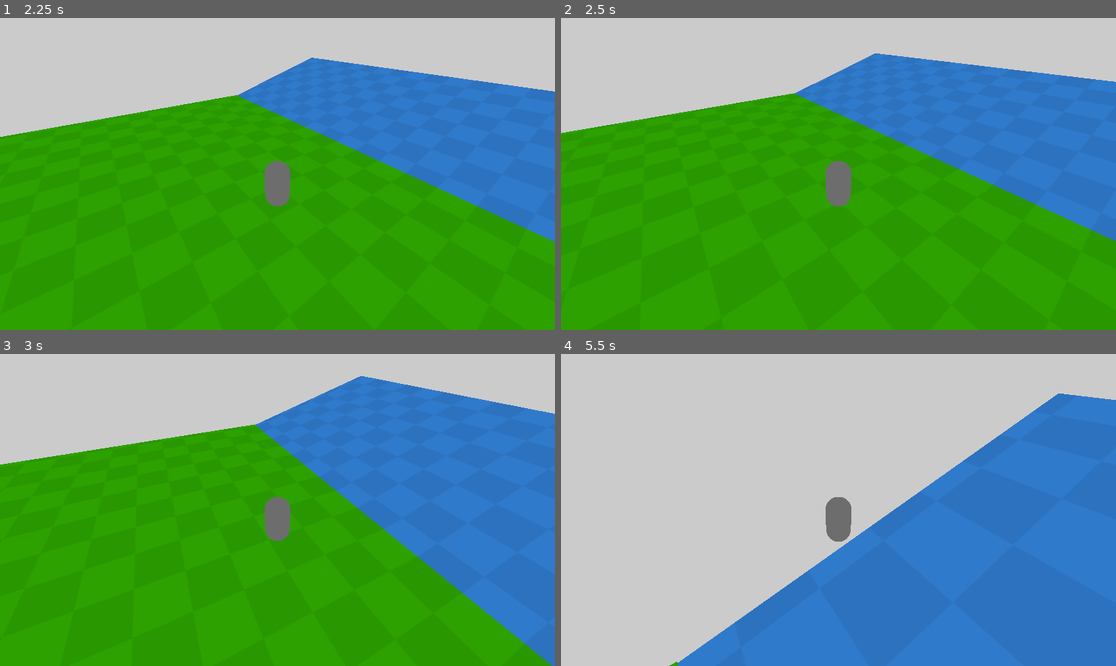
Above: before the commit, frames 1-4 (two rows, left to right).
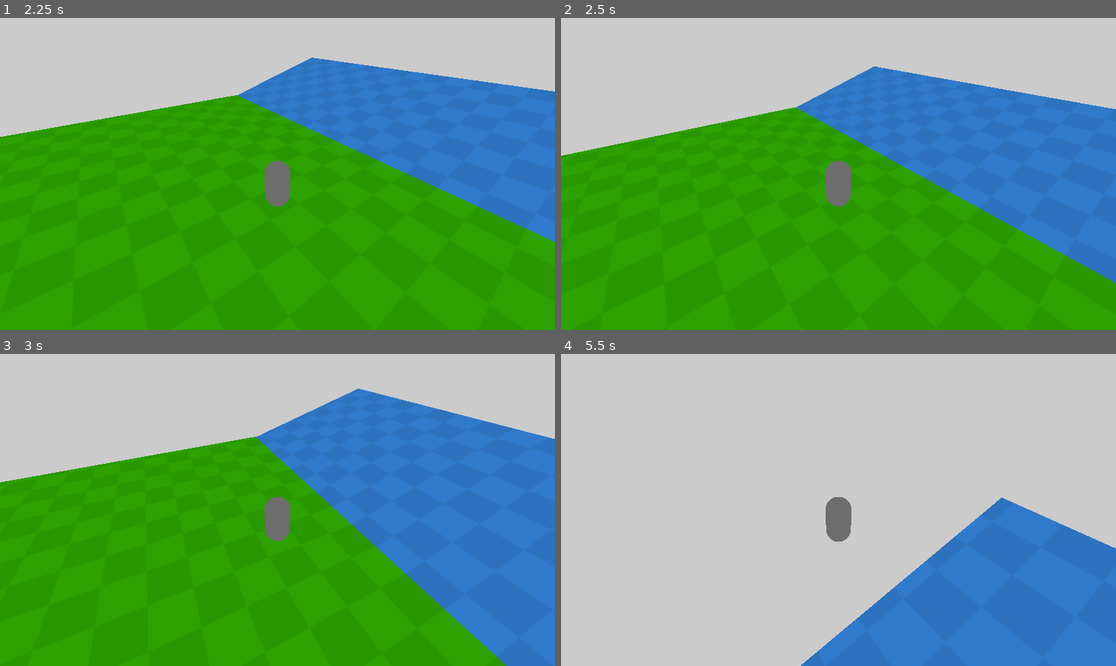
Above: after the commit, the same moments.

Repository: ar-bh/alien-fps
Game: Godot game, scene res://gameplay/main_gameplay_3d.tscn
Same seed, same stepped clock (60 frames per second), same inputs: the game is played once before the commit and once after it.
Inputs (mouse positions are in pixels of both pictures, inside the frame that each line leads up to):
- Up to frame 1 (2.25 s): tap Enter at 0.5 s; move the mouse to (399, 158) at 0.52 s; hold Right (move_right) 0.53-1.28 s; hold Space (jump) 0.53-1.28 s; click (399, 158) at 0.67 s; move the mouse to (249, 174) at 1.27 s; hold Up (move_up) from 1.28 s (still down); click (249, 174) at 1.35 s; tap Space (jump) at 1.52, 1.55, 1.82 s; move the mouse to (288, 167) at 2.02 s; hold Space (jump) from 2.03 s (still down); tap Alt at 2.1 s
- Up to frame 2 (2.5 s): keep holding Up (move_up); keep holding Space (jump)
- Up to frame 3 (3 s): keep holding Up (move_up); move the mouse to (271, 516) at 2.77 s; release Space (jump) at 2.78 s; tap Shift at 2.85 s
- Up to frame 4 (5.5 s): keep holding Up (move_up); tap Space (jump) at 3.02, 3.05, 3.32, 4.52, 4.55, 4.82 s; move the mouse to (877, 513) at 3.52 s; hold Space (jump) 3.53-4.28 s; move the mouse to (794, 506) at 4.27 s; click (794, 506) at 4.35 s; move the mouse to (844, 510) at 5.02 s; hold Space (jump) from 5.03 s (still down); tap Alt at 5.1 s

Frame 1 is identical in both runs. In frame 2, 11% of the frame differs, in the area x 0-100%, y 11-85%; in frame 3, 9.1%; in frame 4, 20%, in the area x 19-100%, y 12-100%.

Commit message:
blender walking animation

Diff:
--- a/player/player_3d.gd
+++ b/player/player_3d.gd
@@ -56,7 +56,7 @@
 	velocity = velocity.move_toward(move_direction * move_speed, acceleration * delta)
 	velocity.y = y_velocity + (_gravity * delta)
 
-	var is_starting_jump := Input.is_action_just_pressed("jump") and is_on_floor()
+	var is_starting_jump := Input.is_action_pressed("jump") and is_on_floor()
 	if is_starting_jump:
 		velocity.y += jump_impulse
 
Not shown, changed: .DS_Store
Not shown, added: blender/default_character.blend
Not shown, added: blender/default_character.blend1
